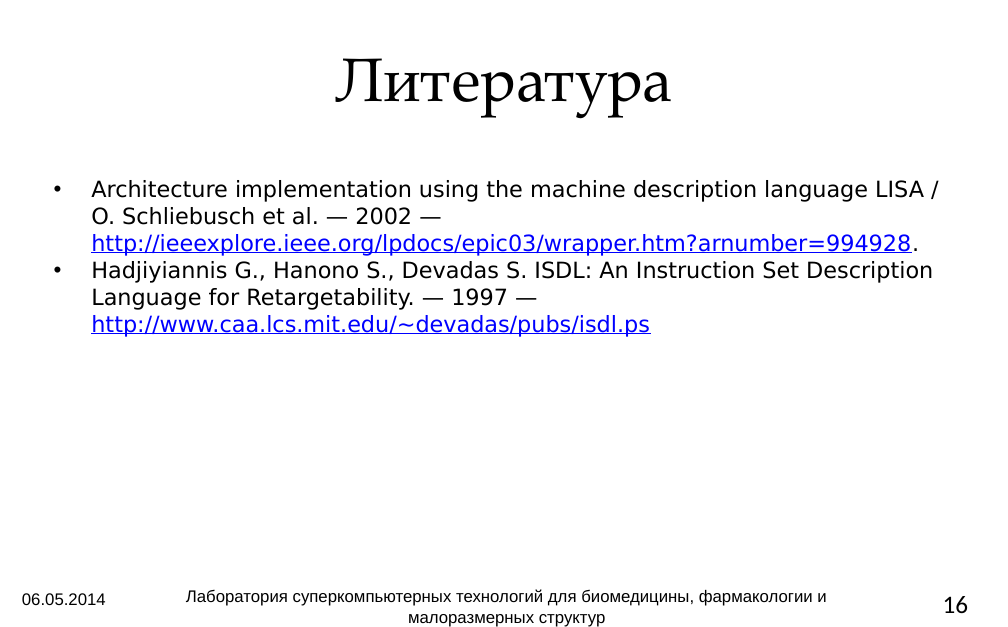
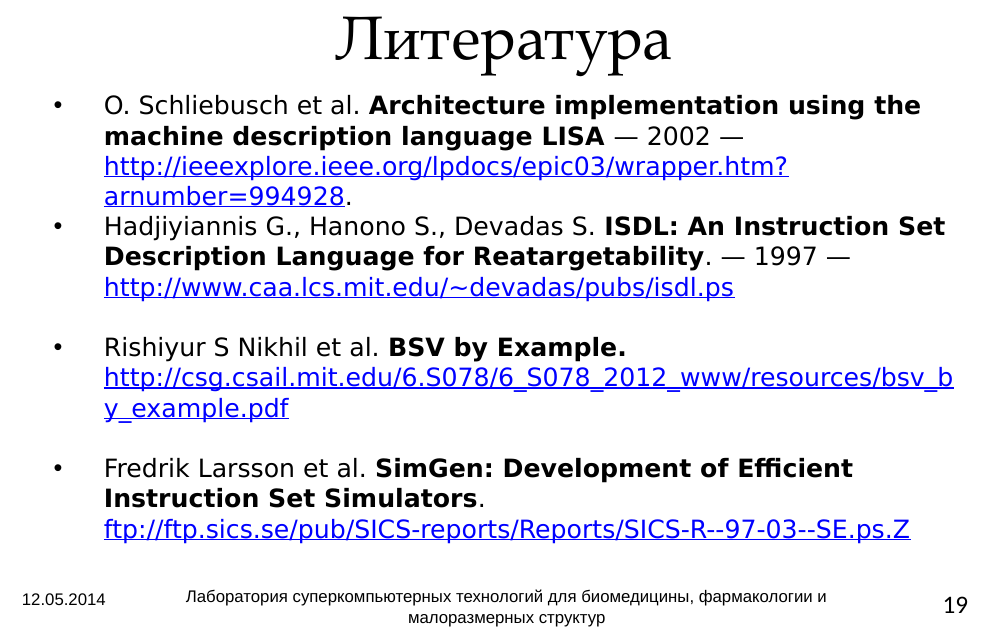
Before and after one commit to atakua/simlectures-archive, a slide deck: slide 19 of lecture12-languages/lecture12-languages.pptx (slide 16 before the commit). Drawn at 1008x627 pixels with LibreOffice and Linux fonts; fonts in the diff are those of the drawing; background and template pictures are left out. Boxes give left, top, right and bottom in pixels: in the first picture for what was removed or moved away, otherwise in the second. Text is boxed around its words. In the diff, an @@ line names an element or a change of style, - is before the commit and + after.

```diff
--- a/lecture12-languages/lecture12-languages.pptx
+++ b/lecture12-languages/lecture12-languages.pptx
@@ title "Литература": place and size @@
-title "Литература" at [335, 58, 673, 118]
+title "Литература" at [335, 16, 673, 75]
@@ rectangle "O. Schliebusch et al. Architecture ...": place and size @@
-rectangle "O. Schliebusch et al. Architecture ..." at [43, 170, 964, 371]
+rectangle "O. Schliebusch et al. Architecture ..." at [43, 85, 964, 584]
@@ text in rectangle at [104, 95, 953, 544]: text changed; size 16 to 18 pt @@
-• Architecture implementation using the machine description language LISA / O. Schliebusch et al. — 2002 — http://ieeexplore.ieee.org/lpdocs/epic03/wrapper.htm?arnumber=994928.
-• Hadjiyiannis G., Hanono S., Devadas S. ISDL: An Instruction Set Description Language for Retargetability. — 1997 — http://www.caa.lcs.mit.edu/~devadas/pubs/isdl.ps
+• O. Schliebusch et al. Architecture implementation using the machine description language LISA — 2002 — http://ieeexplore.ieee.org/lpdocs/epic03/wrapper.htm?arnumber=994928.
+• Hadjiyiannis G., Hanono S., Devadas S. ISDL: An Instruction Set Description Language for Reatargetability. — 1997 — http://www.caa.lcs.mit.edu/~devadas/pubs/isdl.ps
+• Rishiyur S Nikhil et al. BSV by Example. http://csg.csail.mit.edu/6.S078/6_S078_2012_www/resources/bsv_by_example.pdf
+• Fredrik Larsson et al. SimGen: Development of Efficient Instruction Set Simulators. ftp://ftp.sics.se/pub/SICS-reports/Reports/SICS-R--97-03--SE.ps.Z
@@ text at [22, 593, 106, 605]: text changed @@
-06.05.2014
+12.05.2014
@@ page number at [943, 596, 969, 613]: text changed @@
-16
+19
```
Also in this commit, not shown: 17 other slides changed, 3 slides added, 1 other file.
